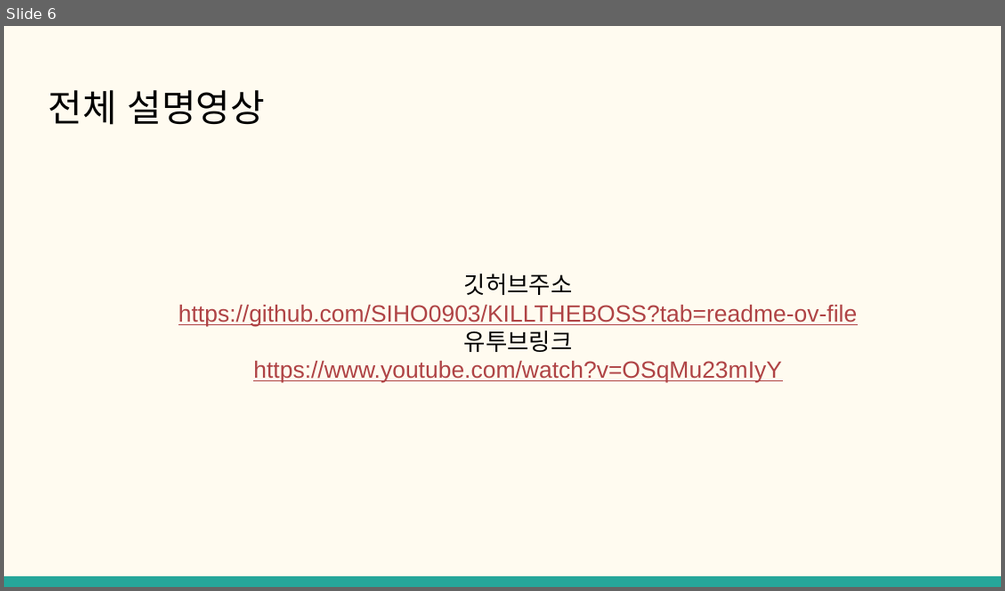
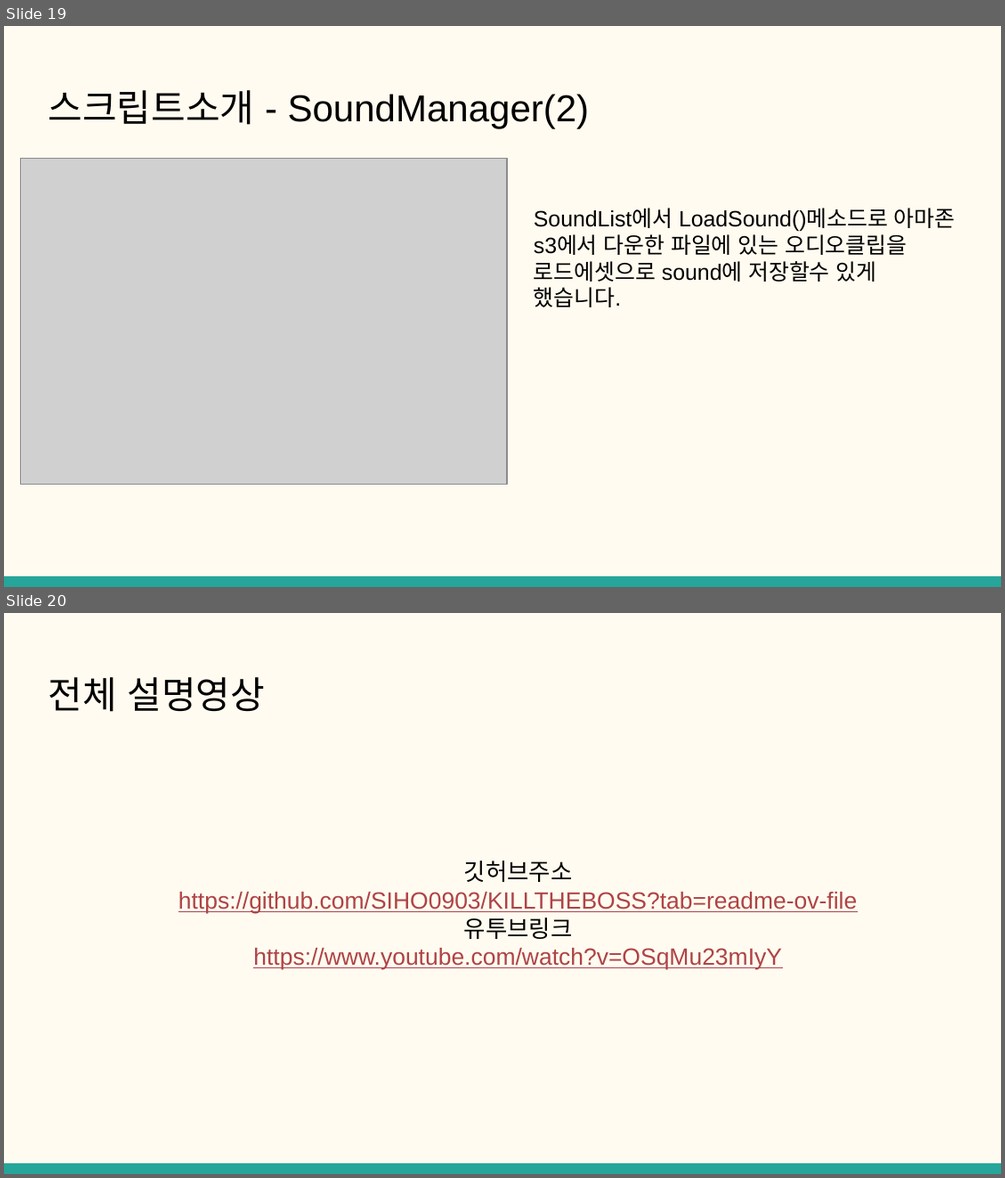
Before and after one commit to SIHO0903/KILLTHEBOSS, a slide deck: 클라이언트 개발자 포트폴리오.pptx. Shown one above the other, each under a label of ours: slide 6 before the commit, slides 19 and 20 after it. The pictures are 1005x591 and 1005x1178 pixels, drawn with LibreOffice and Linux fonts; fonts in the diff are those of the drawing; grey boxes stand for pictures. Boxes give left, top, right and bottom in pixels: in the first picture for what was removed or moved away, otherwise in the second. Text is boxed around its words. In the diff, an @@ line names an element or a change of style, - is before the commit and + after.

```diff
--- a/클라이언트 개발자 포트폴리오.pptx
+++ b/클라이언트 개발자 포트폴리오.pptx
@@ slide 19 added at [4, 26, 1001, 587], background #FFFBF0; not listed: 1 template element that a slide beside it also shows @@
@@ title added at [48, 90, 590, 129], 27 pt, text #000000 @@
+스크립트소개 - SoundManager(2)
@@ picture added at [21, 158, 508, 483] @@
@@ title added at [534, 208, 955, 307], 16 pt, text #000000 @@
+SoundList에서 LoadSound()메소드로 아마존s3에서 다운한 파일에 있는 오디오클립을 로드에셋으로 sound에 저장할수 있게 했습니다.
@@ what was slide 6 is now slide 20 @@
```
Also in this commit, not shown: 1 slide changed, 16 other slides added, 3 slides removed, 22 other files.
